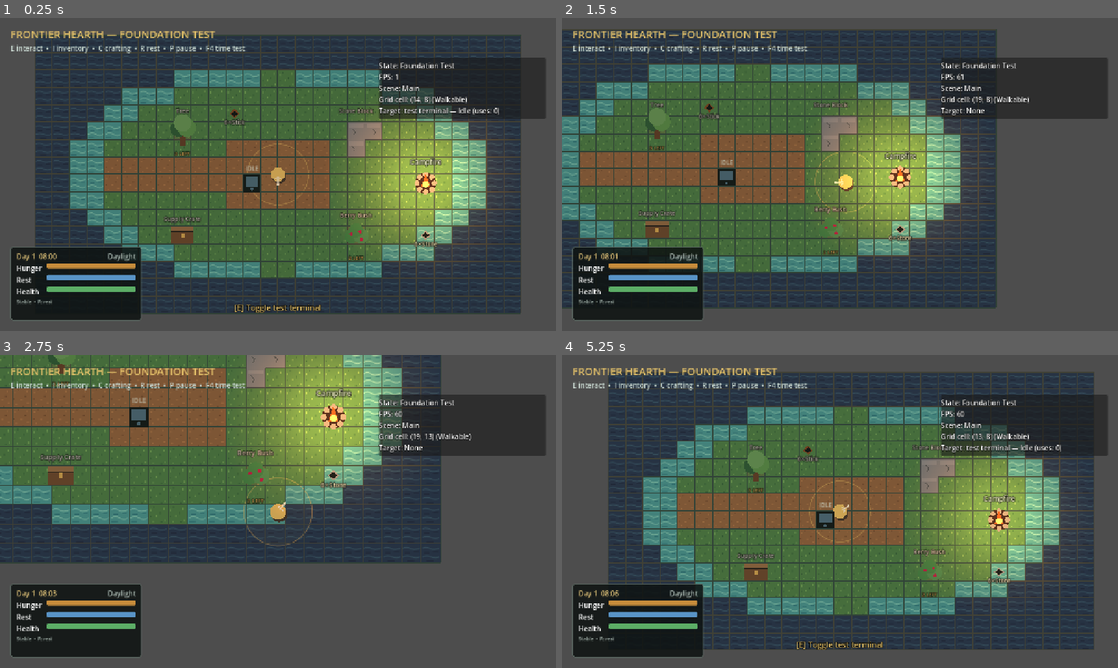
Above: before the commit, frames 1-4 (two rows, left to right).
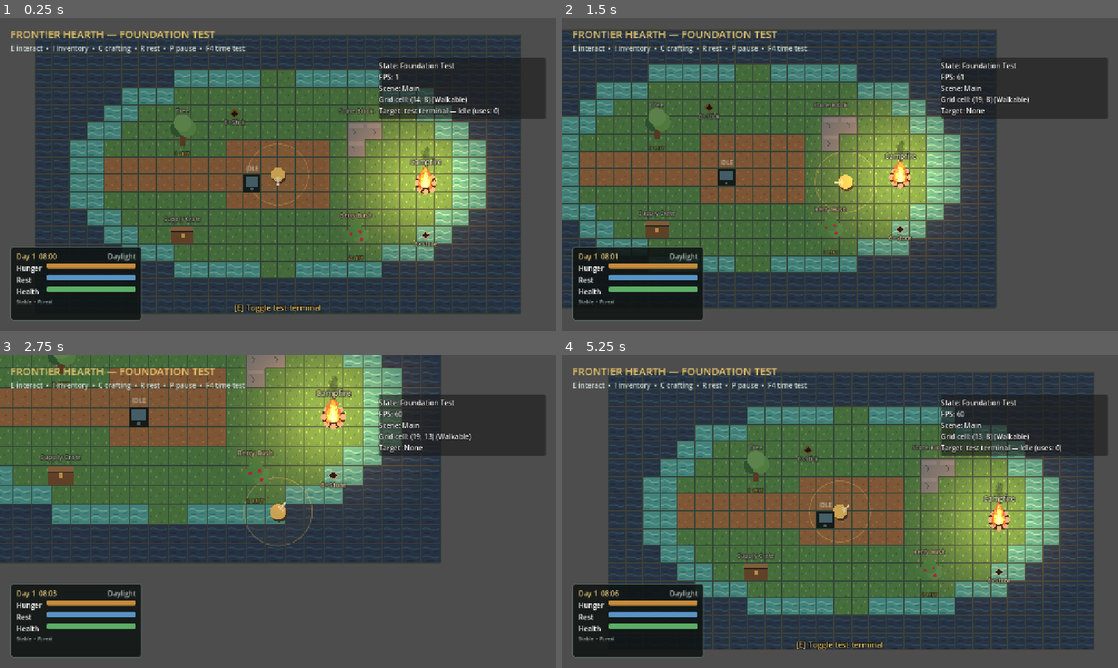
Above: after the commit, the same moments.

Repository: Chaunsy19/Top-Down-Project
Game: Godot game, scene res://scenes/main.tscn
Two runs of this game, one before a commit and one after it. Both use one fixed random seed, a clock stepped at 60 frames per second and the inputs below.
Inputs (mouse positions are in pixels of both pictures, inside the frame that each line leads up to):
- Up to frame 1 (0.25 s): no input
- Up to frame 2 (1.5 s): tap Enter at 0.5 s; move the mouse to (962, 158) at 0.52 s; hold D (move_right) 0.53-1.28 s; click (962, 158) at 0.6 s; move the mouse to (728, 190) at 1.27 s; hold S (move_down) from 1.28 s (still down); tap B (building) at 1.35 s
- Up to frame 3 (2.75 s): move the mouse to (333, 442) at 2.02 s; release S (move_down) at 2.03 s; hold D (move_right) from 2.03 s (still down); hold Mouse wheel up (camera_zoom_in) from 2.03 s (still down)
- Up to frame 4 (5.25 s): move the mouse to (812, 574) at 2.77 s; release D (move_right) at 2.78 s; release Mouse wheel up (camera_zoom_in) at 2.78 s; hold W (move_up) 2.78-3.53 s; tap Mouse wheel down (camera_zoom_out) at 2.85 s; click (812, 574) at 2.92 s; move the mouse to (1006, 558) at 3.52 s; hold C (crafting) 3.53-4.28 s; hold A (move_left) 3.53-5 s; move the mouse to (673, 464) at 4.27 s; tap E (interact) at 4.35 s; click "×" at 5 s

The runs differ from the first frame. In frame 1, 0.2% of the frame differs, in the area x 75-78%, y 41-55%; in frame 2, 0.2%; in frame 3, 0.2%, in the area x 58-62%, y 6-22%; in frame 4, 0.2%.

Commit message:
Animate campfire fire and smoke

Diff:
--- a/scenes/world/crafting_workstation.tscn
+++ b/scenes/world/crafting_workstation.tscn
@@ -1,7 +1,10 @@
-[gd_scene load_steps=4 format=3]
+[gd_scene load_steps=7 format=3]
 
 [ext_resource type="Script" path="res://scripts/world/crafting_workstation.gd" id="1_workstation"]
 [ext_resource type="Script" path="res://scripts/world/soft_light.gd" id="2_light"]
+[ext_resource type="Texture2D" path="res://assets/Campfire/Fire 4 - 2/Group 4 - 2.png" id="3_fire"]
+[ext_resource type="Texture2D" path="res://assets/Campfire/Smoke Dark - 1/Smoke Dark - 1.png" id="4_smoke"]
+[ext_resource type="Script" path="res://scripts/world/looping_sprite_animation.gd" id="5_animation"]
 
 [sub_resource type="CircleShape2D" id="CircleShape2D_workstation"]
 radius = 23.0
@@ -16,6 +19,28 @@
 shape = SubResource("CircleShape2D_workstation")
 
 [node name="InteractionPoint" type="Node2D" parent="."]
+
+[node name="SmokeAnimation" type="Sprite2D" parent="."]
+unique_name_in_owner = true
+show_behind_parent = true
+texture_filter = 1
+position = Vector2(0, -42)
+scale = Vector2(0.5, 0.5)
+modulate = Color(0.72, 0.76, 0.82, 0.58)
+texture = ExtResource("4_smoke")
+hframes = 8
+script = ExtResource("5_animation")
+frames_per_second = 7.0
+start_offset_seconds = 0.37
+
+[node name="FireAnimation" type="Sprite2D" parent="."]
+unique_name_in_owner = true
+texture_filter = 1
+position = Vector2(0, -13)
+texture = ExtResource("3_fire")
+hframes = 8
+script = ExtResource("5_animation")
+frames_per_second = 11.0
 
 [node name="SoftLight" type="PointLight2D" parent="."]
 unique_name_in_owner = true
--- a/scripts/world/crafting_workstation.gd
+++ b/scripts/world/crafting_workstation.gd
@@ -31,10 +31,9 @@
 
 
 func _draw() -> void:
-	var color: Color = definition.primary_color if definition != null else Color("#9a5b32")
 	draw_circle(Vector2.ZERO, 19.0, Color("#31231d"))
 	for angle in 8:
 		var point := Vector2.from_angle(float(angle) * TAU / 8.0) * 16.0
 		draw_circle(point, 5.0, Color("#7d817c"))
-	draw_colored_polygon(PackedVector2Array([Vector2(-8, 7), Vector2(0, -18), Vector2(8, 7)]), color)
-	draw_circle(Vector2(0, 2), 6.0, Color("#e6c36a"))
+	draw_line(Vector2(-11, 8), Vector2(11, -5), Color("#6d4128"), 5.0, true)
+	draw_line(Vector2(-11, -5), Vector2(11, 8), Color("#835034"), 5.0, true)
--- /dev/null
+++ b/scripts/world/looping_sprite_animation.gd
@@ -0,0 +1,28 @@
+class_name LoopingSpriteAnimation
+extends Sprite2D
+
+@export_range(0.1, 60.0, 0.1) var frames_per_second := 10.0
+@export_range(1, 64, 1) var animation_frame_count := 8
+@export_range(0.0, 10.0, 0.01) var start_offset_seconds := 0.0
+
+var _elapsed := 0.0
+
+
+func _ready() -> void:
+	hframes = animation_frame_count
+	_elapsed = start_offset_seconds
+	_update_frame()
+
+
+func _process(delta: float) -> void:
+	advance_animation(delta)
+
+
+func advance_animation(delta: float) -> void:
+	var loop_duration := float(animation_frame_count) / frames_per_second
+	_elapsed = fmod(_elapsed + delta, loop_duration)
+	_update_frame()
+
+
+func _update_frame() -> void:
+	frame = floori(_elapsed * frames_per_second) % animation_frame_count
--- /dev/null
+++ b/tests/campfire_animation_test.gd
@@ -0,0 +1,45 @@
+extends SceneTree
+
+var _failures: Array[String] = []
+
+
+func _initialize() -> void:
+	call_deferred("_run_tests")
+
+
+func _run_tests() -> void:
+	var packed_main := load("res://scenes/main.tscn") as PackedScene
+	var main := packed_main.instantiate()
+	root.add_child(main)
+	await physics_frame
+
+	var campfire := main.get_node("FoundationTest/Campfire") as CraftingWorkstation
+	var fire := campfire.get_node("FireAnimation") as LoopingSpriteAnimation
+	var smoke := campfire.get_node("SmokeAnimation") as LoopingSpriteAnimation
+	_assert(fire != null and fire.texture != null, "The campfire should have a fire sprite sheet.")
+	_assert(smoke != null and smoke.texture != null, "The campfire should have a smoke sprite sheet.")
+	_assert(fire.hframes == 8 and smoke.hframes == 8, "Both effects should expose all eight animation frames.")
+	_assert(smoke.show_behind_parent, "Smoke should render behind the campfire base.")
+
+	var fire_start_frame := fire.frame
+	var smoke_start_frame := smoke.frame
+	fire.advance_animation(0.2)
+	smoke.advance_animation(0.2)
+	_assert(fire.frame != fire_start_frame, "The fire animation should advance over time.")
+	_assert(smoke.frame != smoke_start_frame, "The smoke animation should advance over time.")
+	_assert(campfire.get_node("SoftLight") is SoftWorldLight, "The animated campfire should retain its soft light.")
+
+	main.queue_free()
+	await process_frame
+	if _failures.is_empty():
+		print("CAMPFIRE ANIMATION TEST PASSED: fire, smoke, looping frames, layering, and soft light are valid.")
+		quit(0)
+	else:
+		for failure in _failures:
+			push_error(failure)
+		quit(1)
+
+
+func _assert(condition: bool, message: String) -> void:
+	if not condition:
+		_failures.append(message)
--- a/tests/smoke_test.gd
+++ b/tests/smoke_test.gd
@@ -55,6 +55,7 @@
 	"res://scripts/world/crafting_workstation.gd",
 	"res://scripts/world/world_clock.gd",
 	"res://scripts/world/soft_light.gd",
+	"res://scripts/world/looping_sprite_animation.gd",
 	"res://scripts/ui/survival_hud.gd",
 	"res://scripts/ui/ui_manager.gd",
 ]
Binary file added: assets/Campfire/Fire 4 - 2/Group 4 - 2.gif
Binary file added: assets/Campfire/Fire 4 - 2/Group 4 - 2.png
Not shown, added: assets/Campfire/Fire 4 - 2/Group 4 - 2.png.import
Binary file added: assets/Campfire/Fire 4 - 2/Group 4 - 2_1.png
Not shown, added: assets/Campfire/Fire 4 - 2/Group 4 - 2_1.png.import
Binary file added: assets/Campfire/Fire 4 - 2/Group 4 - 2_2.png
Not shown, added: assets/Campfire/Fire 4 - 2/Group 4 - 2_2.png.import
Binary file added: assets/Campfire/Fire 4 - 2/Group 4 - 2_3.png
Not shown, added: assets/Campfire/Fire 4 - 2/Group 4 - 2_3.png.import
Binary file added: assets/Campfire/Fire 4 - 2/Group 4 - 2_4.png
Not shown, added: assets/Campfire/Fire 4 - 2/Group 4 - 2_4.png.import
Binary file added: assets/Campfire/Fire 4 - 2/Group 4 - 2_5.png
(and 29 more such lines)
